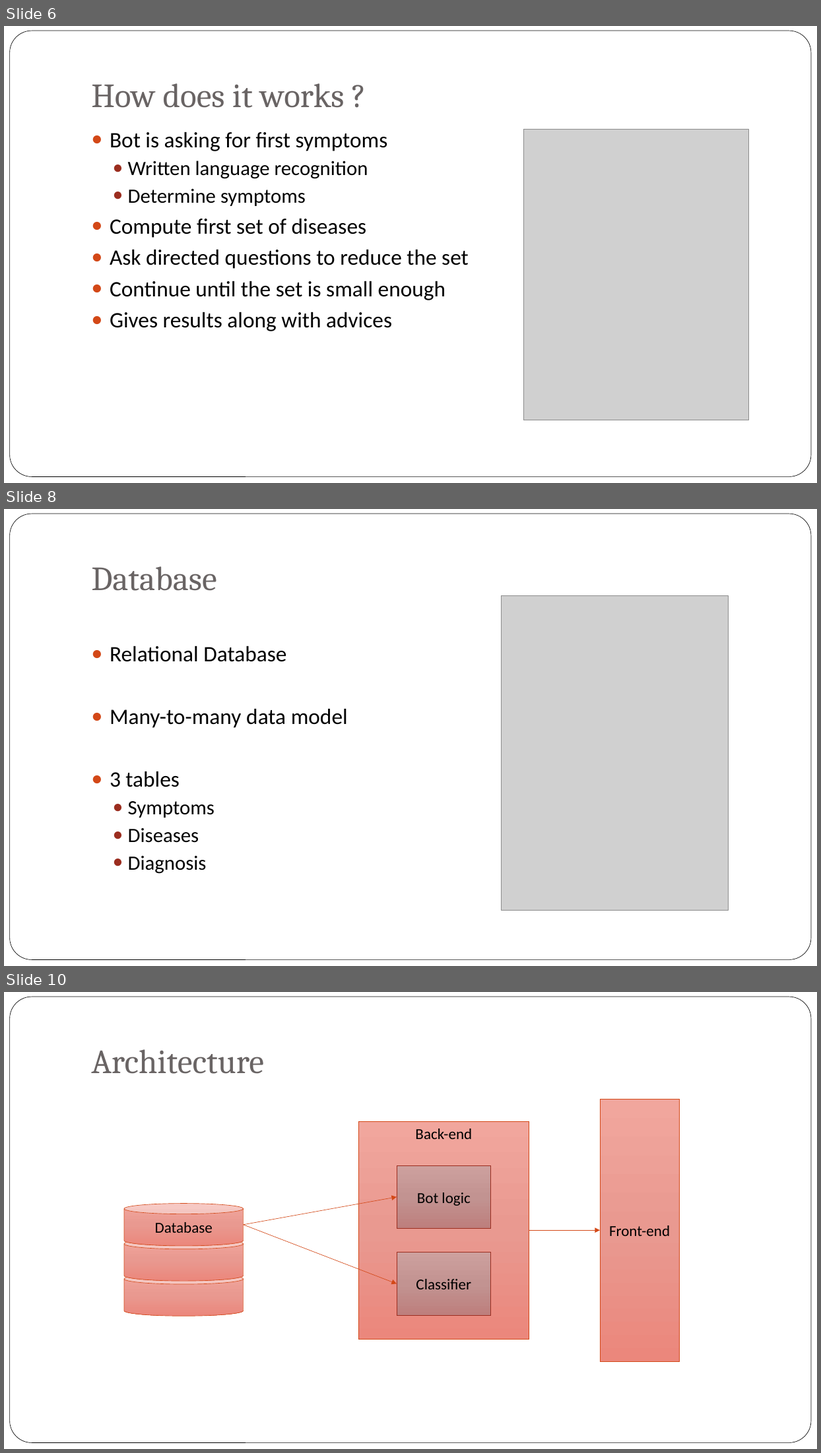
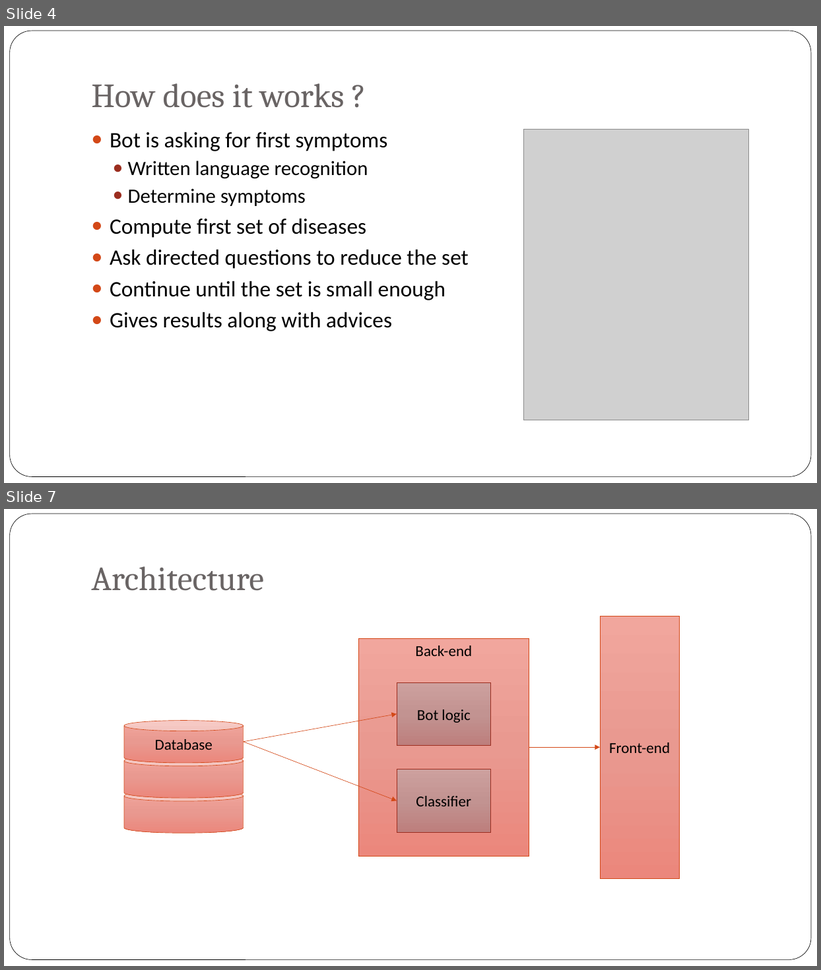
Before and after one commit to rsasov/DecisionSupportSystems, a slide deck: Health_Care_Bot.pptx. Shown one above the other, each under a label of ours: slides 6, 8 and 10 before the commit, slides 4 and 7 after it; the slides between them are not shown. The pictures are 821x1453 and 821x970 pixels, drawn with LibreOffice and Linux fonts; fonts in the diff are those of the drawing; grey boxes stand for pictures; background and template pictures are left out. Boxes give left, top, right and bottom in pixels: in the first picture for what was removed or moved away, otherwise in the second. Text is boxed around its words. In the diff, an @@ line names an element or a change of style, - is before the commit and + after.

```diff
--- a/Health_Care_Bot.pptx
+++ b/Health_Care_Bot.pptx
@@ slide 8 removed at [4,509,817,966], background picture (left out); not listed: 1 template element that a slide beside it also shows @@
@@ title removed at [91,566,217,591] @@
-Database
@@ picture removed at [502,595,729,910] @@
@@ text removed at [110,646,348,874] @@
-● Relational Database
-● Many-to-many data model
-● 3 tables
-  ● Symptoms
-  ● Diseases
-  ● Diagnosis
@@ what was slide 6 is now slide 4 @@
@@ what was slide 10 is now slide 7 @@
```
Also in this commit, not shown: 5 slides changed, 2 slides added, 4 other slides removed.
